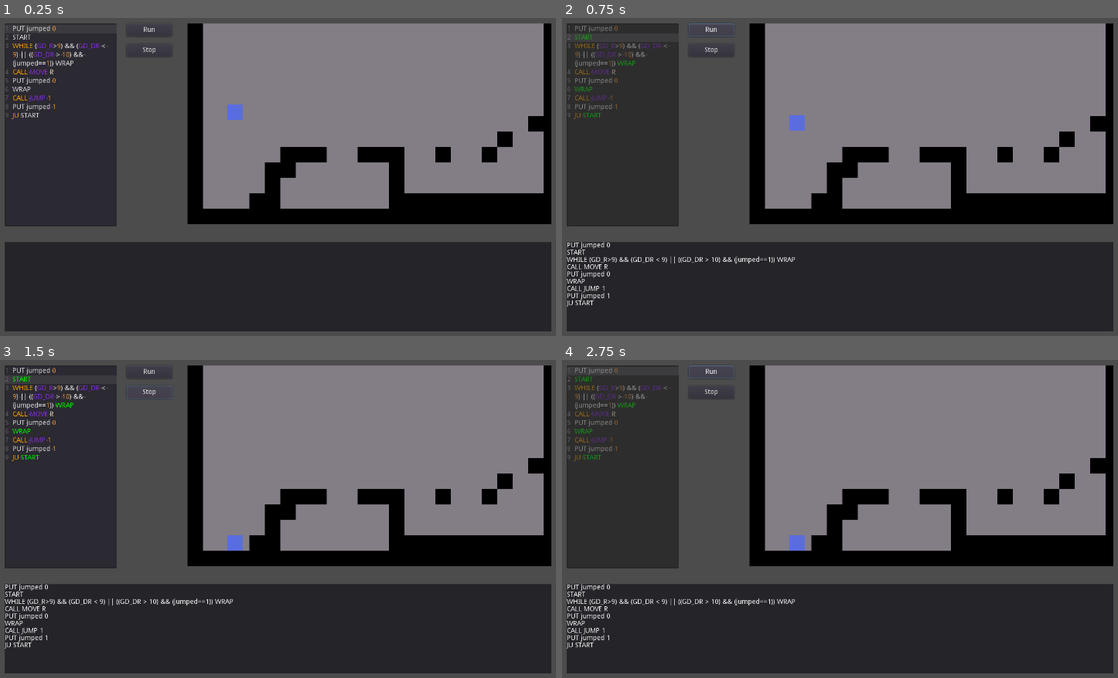
Above: before the commit, frames 1-4 (two rows, left to right).
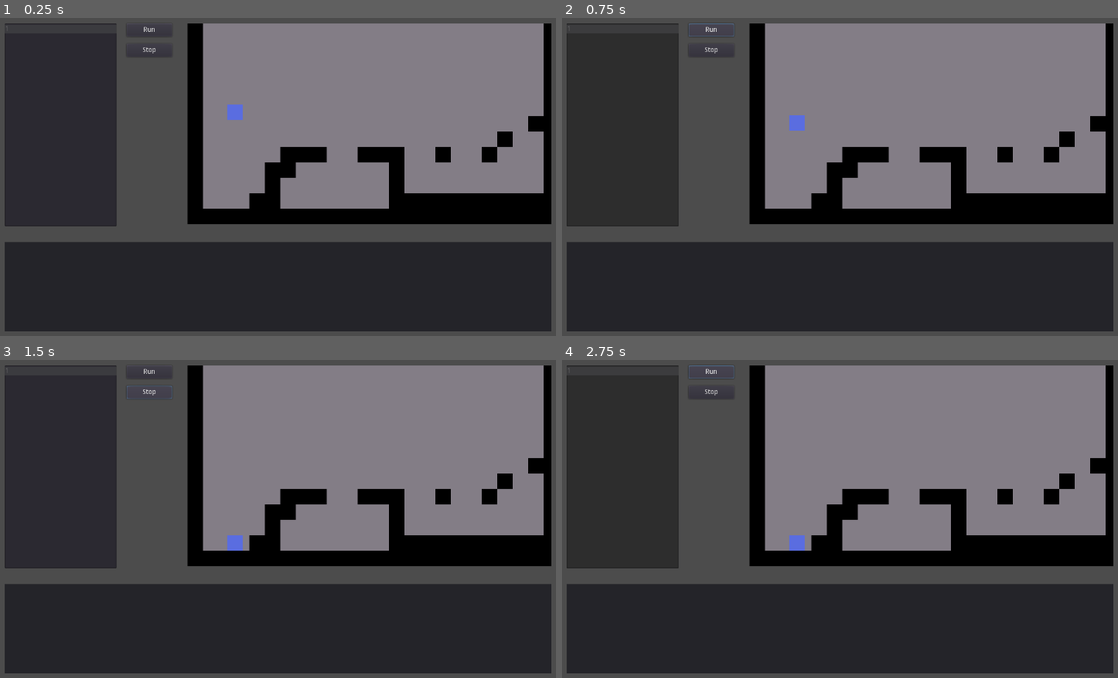
Above: after the commit, the same moments.

Repository: salihfc/code-runner
Game: Godot game, scene res://Main.tscn
Same seed, same stepped clock (60 frames per second), same inputs: the game is played once before the commit and once after it.
Inputs:
- Up to frame 1 (0.25 s): no input
- Up to frame 2 (0.75 s): click "Run" at 0.5 s
- Up to frame 3 (1.5 s): click "Stop" at 1.25 s
- Up to frame 4 (2.75 s): click "Run" at 2 s

The runs differ from the first frame. In frame 1, 0.7% of the frame differs, in the area x 0-20%, y 2-32%; in frame 2, 1.3%; in frame 3, 1.5%, in the area x 0-42%, y 2-91%; in frame 4, 1.3%.

Commit message:
auto save added to TextEditor

Diff:
--- a/Analyzer.gd
+++ b/Analyzer.gd
@@ -116,6 +116,7 @@
 			current_line_processed = true
 #	elif current_line == lines.size():
 #		current_line = 0
+
 
 func run_instruction(line_number:int) -> void:
 
@@ -190,7 +191,7 @@
 
 		_:
 #			prints("Warning: line skipped [%s]" % line_number)
-			evaluate_expression(op)
+			evaluate_expression(lines[line_number])
 			current_line += 1
 			pass
 
@@ -217,6 +218,7 @@
 
 func split(text:String, delim:String) -> PoolStringArray:
 	return text.split(delim, false)
+
 
 
 func validate() -> void:
@@ -255,16 +257,15 @@
 	for i in line_count:
 		prints("%s :: %s" % [i, lines[i]])
 		var line = lines[i]
-#		if args[0] == "WHILE":
 		if line.begins_with("WHILE"):
 			var args = line.lstrip("WHILE ")
 			var last_space = args.rfind(" ")
 			var label = args.right(last_space+1)
-
 			if not jump_table.has(label):
 				assert(0)
 			else:
 				while_binds[label] = i
+
 
 func is_keyword(word : String) -> bool:
 	return GLOBAL.keywords.has(word)
@@ -450,7 +451,6 @@
 	return result
 
 
-
 func is_valid_basic(expression:String) -> bool:
 
 	if expression.is_valid_integer():
@@ -506,9 +506,6 @@
 
 
 func query(qname:String):
-
-#	prints("query_called [%s]" % qname)
-
 	match qname:
 		"GD_U", "GD_L", "GD_D", "GD_R", "GD_UL", "GD_LU", "GD_DR", "GD_RD",\
 		"GD_UR", "GD_LD", "GD_DL", "GD_RU":
--- a/Main.gd
+++ b/Main.gd
@@ -1,6 +1,8 @@
 extends Node2D
 
 onready var Game = $ViewportContainer/Viewport/Game
+onready var textEdit = $UI/TextEdit
+onready var saveTimer = $SaveTimer
 
 func _ready() -> void:
 	get_tree().paused = true
@@ -9,7 +11,6 @@
 
 
 func _process(delta: float) -> void:
-
 	if Input.is_action_just_pressed("exit"):
 		_on_exit()
 
@@ -18,5 +19,18 @@
 
 
 func _on_exit() -> void:
+	get_tree().quit()
 
-	get_tree().quit()
+
+func save_text_edit() -> void:
+	SAVE.update_text(textEdit.text)
+	SAVE.save_text()
+
+
+func _on_SaveTimer_timeout() -> void:
+	save_text_edit()
+	saveTimer.start(60)
+
+
+func _on_Main_tree_exiting() -> void:
+	save_text_edit()
--- a/Main.tscn
+++ b/Main.tscn
@@ -13,6 +13,10 @@
 __meta__ = {
 "_edit_group_": true
 }
+
+[node name="SaveTimer" type="Timer" parent="."]
+wait_time = 60.0
+autostart = true
 
 [node name="UI" type="Control" parent="."]
 __meta__ = {
@@ -56,8 +60,6 @@
 highlight_current_line = true
 syntax_highlighting = true
 show_line_numbers = true
-draw_tabs = true
-draw_spaces = true
 highlight_all_occurrences = true
 smooth_scrolling = true
 hiding_enabled = true
@@ -116,5 +118,7 @@
 
 [node name="Game" parent="ViewportContainer/Viewport" instance=ExtResource( 6 )]
 pause_mode = 1
+[connection signal="tree_exiting" from="." to="." method="_on_Main_tree_exiting"]
+[connection signal="timeout" from="SaveTimer" to="." method="_on_SaveTimer_timeout"]
 [connection signal="pressed" from="UI/Analyze" to="Analyzer" method="_on_Analyze_pressed"]
 [connection signal="pressed" from="UI/Stop" to="Analyzer" method="_on_Stop_pressed"]
--- a/UI/TextEdit.gd
+++ b/UI/TextEdit.gd
@@ -30,8 +30,8 @@
 }
 
 func _ready() -> void:
-
 	GLOBAL.input_text_editor = self
-
 	for keyword in keywords:
 		add_keyword_color(keyword, keywords[keyword])
+
+	text = SAVE.get_text()
--- a/project.godot
+++ b/project.godot
@@ -22,6 +22,7 @@
 [autoload]
 
 GLOBAL="*res://Global.gd"
+SAVE="*res://save.gd"
 
 [display]
 
--- /dev/null
+++ b/save.gd
@@ -0,0 +1,35 @@
+extends Node
+
+const save_filename = "user://save_game.dat"
+
+var saved_text = ""
+
+func _ready() -> void:
+	saved_text = import_from_save()
+
+func update_text(new_text : String) -> void:
+	saved_text = new_text
+	save_text()
+
+func save_text() -> void:
+	var file = File.new()
+	file.open(save_filename, file.WRITE)
+	file.store_string(saved_text)
+	file.close()
+
+func get_text() -> String:
+	return saved_text
+
+func import_from_save() -> String:
+	var file := File.new()
+	file.open(save_filename, file.READ)
+
+	if file.is_open():
+		var val = file.get_as_text()
+		file.close()
+		return val
+	else:
+		file.open(save_filename, file.WRITE)
+		file.store_string("")
+		file.close()
+		return ""
